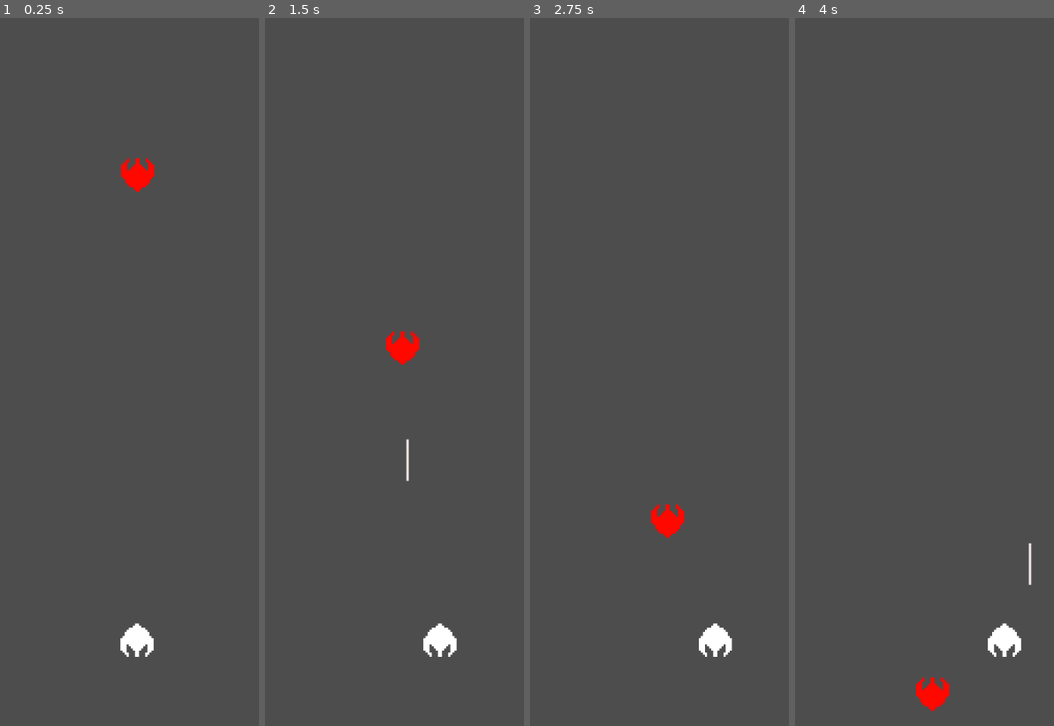
Above: before the commit, frames 1-4 (left to right).
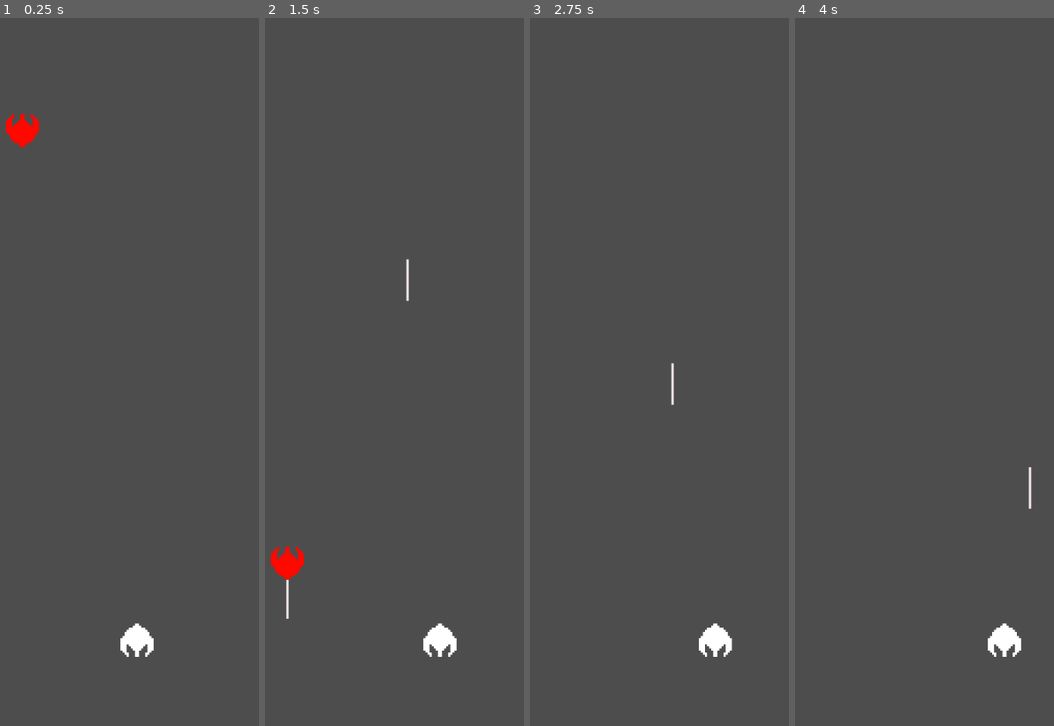
Above: after the commit, the same moments.

Repository: Errorsprngtrap/spaceshooter
Game: Godot game, scene res://scene/main_ame.tscn
Same seed, same stepped clock (60 frames per second), same inputs: the game is played once before the commit and once after it. The project has no main scene, so this scene is started directly.
Inputs:
- Up to frame 1 (0.25 s): no input
- Up to frame 2 (1.5 s): hold D (right) 0.53-1.28 s; tap Space (Shoot) at 0.6, 1.35 s; hold Q (left) from 1.28 s (still down)
- Up to frame 3 (2.75 s): release Q (left) at 2.03 s; hold D (right) from 2.03 s (still down); tap Space (Shoot) at 2.1 s
- Up to frame 4 (4 s): tap Space (Shoot) at 2.85, 3.6 s; release D (right) at 3.53 s; hold Q (left) from 3.53 s (still down)

The runs differ from the first frame. In frame 1, 0.8% of the frame differs, in the area x 2-60%, y 13-25%; in frame 2, 1.0%, in the area x 2-60%, y 34-85%; in frame 3, 0.5%; in frame 4, 0.6%.

Commit message:
improvement i guess

Diff:
--- a/scene/ennemy.tscn
+++ b/scene/ennemy.tscn
@@ -23,5 +23,7 @@
 position = Vector2(0, 24)
 
 [node name="Ennemy_fire_timer" type="Timer" parent="."]
+autostart = true
 
 [connection signal="body_entered" from="." to="." method="_on_body_entered"]
+[connection signal="timeout" from="Ennemy_fire_timer" to="." method="_on_ennemy_fire_timer_timeout"]
--- a/scene/main_ame.tscn
+++ b/scene/main_ame.tscn
@@ -1,14 +1,22 @@
-[gd_scene load_steps=3 format=3 uid="uid://c25l0m1m2hnqh"]
+[gd_scene load_steps=4 format=3 uid="uid://c25l0m1m2hnqh"]
 
+[ext_resource type="Script" uid="uid://j0k2e4bmv8rd" path="res://script/main_game.gd" id="1_ym0ui"]
 [ext_resource type="PackedScene" uid="uid://c5o0xxxf2rn57" path="res://scene/player.tscn" id="2_1u8wu"]
 [ext_resource type="PackedScene" uid="uid://ds41eqoyl05s8" path="res://scene/ennemy.tscn" id="2_ju4l3"]
 
 [node name="Main_Game" type="Node"]
+script = ExtResource("1_ym0ui")
 
 [node name="Player" parent="." instance=ExtResource("2_1u8wu")]
 position = Vector2(324, 900)
 
 [node name="beam" type="Node" parent="."]
 
+[node name="ennemySpawner" type="Node" parent="."]
+
+[node name="ennemy_spawn_timer" type="Timer" parent="."]
+wait_time = 5.0
+autostart = true
+
 [node name="Ennemy" parent="." instance=ExtResource("2_ju4l3")]
-position = Vector2(325, 178)
+position = Vector2(158, 39)
--- a/script/beam.gd
+++ b/script/beam.gd
@@ -1,7 +1,7 @@
 class_name Beam
 extends Area2D
 
-const SPD:float = 300.0
+const SPD:float = 600.0
 var direction:int = 0
 enum Owner {
 	PLAYER,
--- a/script/ennemy.gd
+++ b/script/ennemy.gd
@@ -15,17 +15,26 @@
 	Type.Dart: 1
 }
 
+var spd_by_type = {
+	Type.Normal: 500.0,
+	Type.Shooter: 300.0,
+	Type.PowerShotter: 200.0,
+	Type.Dart: 250.0
+}
+
 var hp:int = 3
 var fire:bool = false
 var SPD:float = 200.0
 @export var type: Type = Type.Normal
 @export var beam_scene: PackedScene
+@onready var root = get_tree().current_scene
 @onready var ennemy_fire_timer: Timer = $Ennemy_fire_timer
 
 func _ready() -> void:
 	add_to_group("ennemy")
 	ennemy_fire_timer.timeout.connect(_on_fire_timer_timeout)
 	hp = hp_by_type[type]
+	SPD = spd_by_type[type]
 
 
 func _physics_process(delta: float) -> void:
@@ -49,3 +58,13 @@
 	if body.has_method("damage") and body is Player:
 		print("B")
 		body.damage(1)
+
+func shoot():
+	var beam_instance:Beam = beam_scene.instantiate()
+	beam_instance.type = beam_instance.Owner.ENEMY
+	beam_instance.global_position = global_position
+	root.get_node("beam").add_child(beam_instance)
+	ennemy_fire_timer.start()
+
+func _on_ennemy_fire_timer_timeout() -> void:
+	shoot()
--- /dev/null
+++ b/script/main_game.gd
@@ -0,0 +1,2 @@
+class_name Manager
+extends Node
--- a/script/player.gd
+++ b/script/player.gd
@@ -12,12 +12,12 @@
 	player_fire_timer.timeout.connect(_on_fire_timer_timeout)
 
 func _physics_process(delta: float) -> void:
-	var direction:int = Input.get_axis("left","right")
+	var direction:float = Input.get_axis("left","right")
 	position.x += spd * direction * delta
 
 	if Input.is_action_just_pressed("Shoot") and fire == false :
 		fire = true
-		var beam_instance = beam_scene.instantiate()
+		var beam_instance:Beam = beam_scene.instantiate()
 		beam_instance.type = beam_instance.Owner.PLAYER
 		beam_instance.global_position = global_position
 		root.get_node("beam").add_child(beam_instance)
Not shown, added: script/main_game.gd.uid
